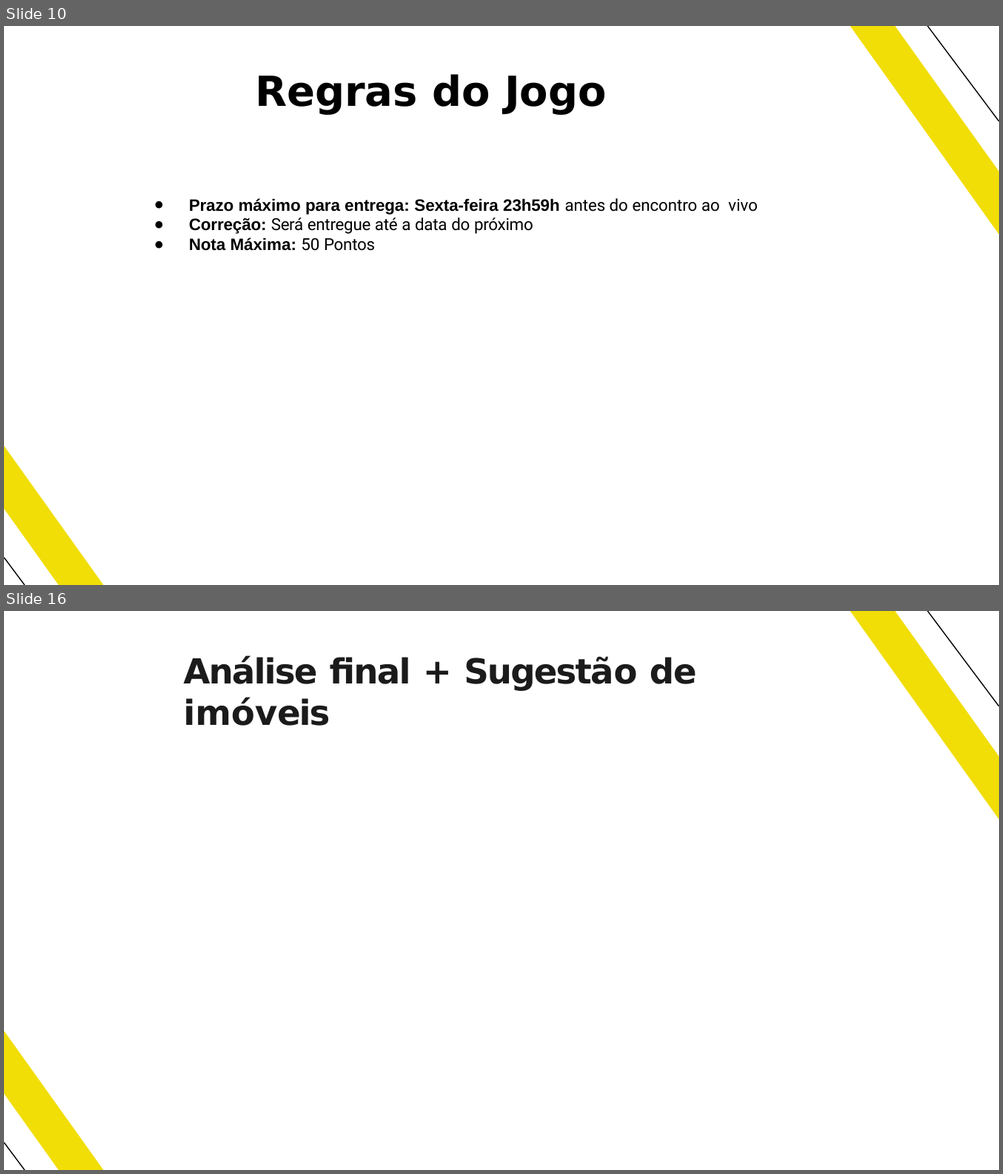
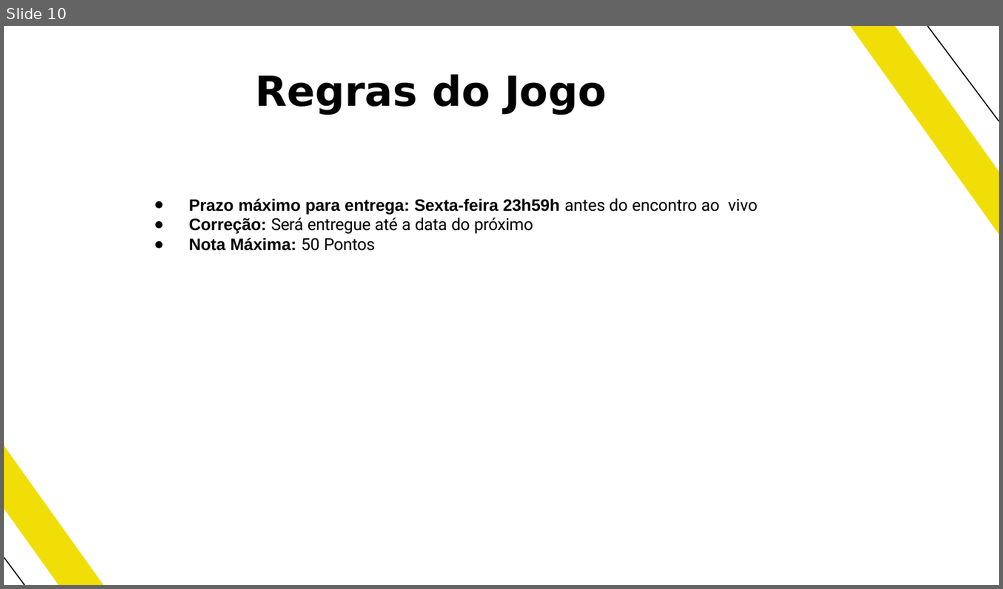
Before and after one commit to valdirdpg/curso-dnc, a slide deck: MODULO-3/MINI-PROJETO/Mini Projeto - Roof Imoveis.pptx. Shown one above the other, each under a label of ours: slides 10 and 16 before the commit, slide 10 after it; the slides between them are not shown. The pictures are 1003x1174 and 1003x589 pixels, drawn with LibreOffice and Linux fonts; fonts in the diff are those of the drawing. Boxes give left, top, right and bottom in pixels: in the first picture for what was removed or moved away, otherwise in the second. Text is boxed around its words. In the diff, an @@ line names an element or a change of style, - is before the commit and + after.

```diff
--- a/MODULO-3/MINI-PROJETO/Mini Projeto - Roof Imoveis.pptx
+++ b/MODULO-3/MINI-PROJETO/Mini Projeto - Roof Imoveis.pptx
@@ slide 16 removed at box(4, 611, 999, 1170), background #FFFFFF; not listed: 4 template elements that a slide beside it also shows @@
@@ title removed at box(183, 655, 697, 726) @@
-Análise ﬁnal + Sugestão de imóveis
```
Also in this commit, not shown: 13 other slides changed, 26 slides added, 2 other slides removed, 38 other files.
